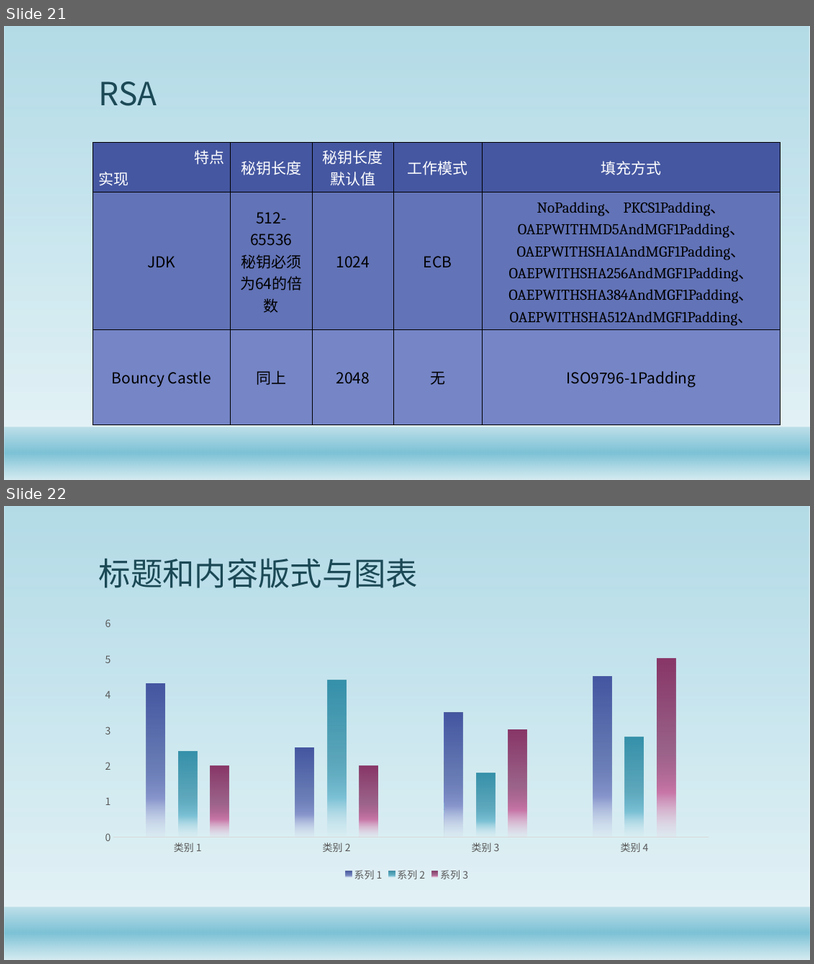
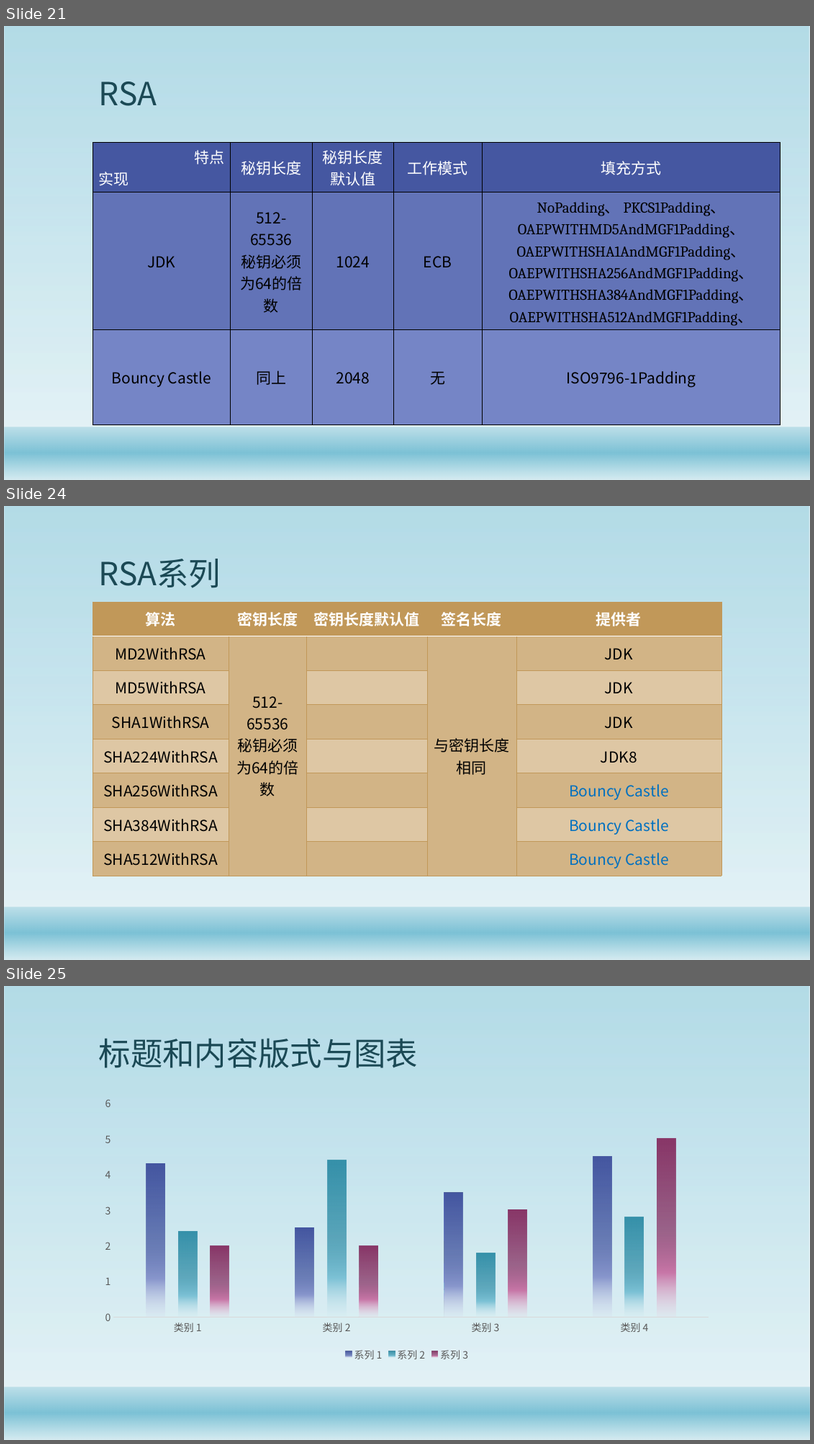
Before and after one commit to gaozhuo/java-security-doc, a slide deck: Java安全架构.pptx. Shown one above the other, each under a label of ours: slides 21 and 22 before the commit, slides 21, 24 and 25 after it; the slides between them are not shown. The pictures are 814x964 and 814x1444 pixels, drawn with LibreOffice and Linux fonts; fonts in the diff are those of the drawing; background and template pictures are left out. Boxes give left, top, right and bottom in pixels: in the first picture for what was removed or moved away, otherwise in the second. Text is boxed around its words. In the diff, an @@ line names an element or a change of style, - is before the commit and + after.

```diff
--- a/Java安全架构.pptx
+++ b/Java安全架构.pptx
@@ slide 24 added at (x1=4, y1=506, x2=810, y2=960), background #FFFFFF; not listed: 2 template elements that a slide beside it also shows @@
@@ title added at (x1=99, y1=559, x2=221, y2=588), 38 pt, text #1B4855 @@
+RSA系列
@@ table added at (x1=93, y1=602, x2=722, y2=875), 8 rows, 5 columns @@
+算法 | 密钥长度 | 密钥长度默认值 | 签名长度 | 提供者
+MD2WithRSA | 512-65536 / 秘钥必须为64的倍数 |  | 与密钥长度相同 | JDK
+MD5WithRSA |  |  |  | JDK
+SHA1WithRSA |  |  |  | JDK
+SHA224WithRSA |  |  |  | JDK8
+SHA256WithRSA |  |  |  | Bouncy Castle
+SHA384WithRSA |  |  |  | Bouncy Castle
+SHA512WithRSA |  |  |  | Bouncy Castle
@@ what was slide 22 is now slide 25 @@
```
Also in this commit, not shown: 2 other slides added, 1 other file.
